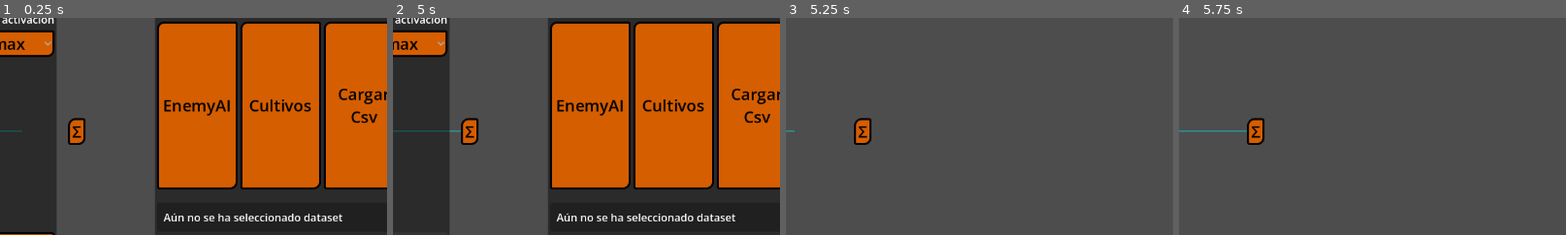
Above: before the commit, frames 1-4 (left to right).
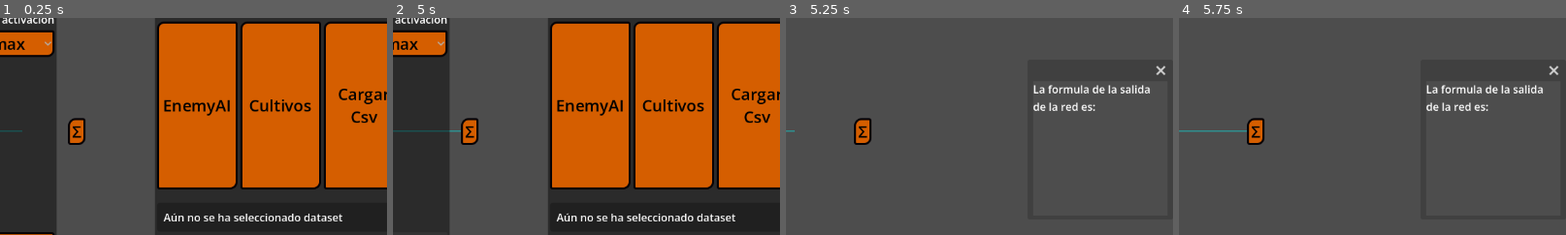
Above: after the commit, the same moments.

Repository: HectorAldao/visualizing_machine_learning
Game: Godot game, scene res://scenes/views/nn_view/nn_view.tscn
Two runs of this game, one before a commit and one after it. Both use one fixed random seed, a clock stepped at 60 frames per second and the inputs below. This scene is started directly instead of the project's main scene.
Inputs:
- Up to frame 1 (0.25 s): no input
- Up to frame 2 (5 s): click "Σ" at 0.5 s; click "Cargar Red" at 1.25 s; click "+" at 2 s; click "-" at 2.75 s; click "softmax" at 3.5 s; click "Previsualizar red" at 4.25 s
- Up to frame 3 (5.25 s): click "Entrenar Red" at 5 s
- Up to frame 4 (5.75 s): no input
The pictures show only the part of the screen within x 47-97%, y 24-74%; the shares and areas given below are measured in that part.

Frames 1-2 are identical in both runs. In frame 3, 1.0% of the frame differs, in the area x 63-98%, y 21-43%; in frame 4, 1.0%.

Commit message:
feat: latex formula

Diff:
--- /dev/null
+++ b/godot_project/scenes/interface/nn/window_nn/window_nn.gd
@@ -0,0 +1,21 @@
+class_name WindowNn extends Window
+
+
+@onready var text0: Label = $ScrollContainer/VBoxContainer/Label0
+
+
+const template_texts: Dictionary[String, Array] = {
+	"neuron_info": [
+		"Valores de entrada:
+		{weight_in}
+		Pesos d"
+		],
+	}
+
+func _ready() -> void:
+
+	SignalsObserver.info_neuron.connect(set_neuron_info)
+
+
+func set_neuron_info(neuron_id: int, layer_id: int) -> void:
+	pass
--- /dev/null
+++ b/godot_project/scenes/interface/nn/window_nn/window_nn.tscn
@@ -0,0 +1,31 @@
+[gd_scene format=3 uid="uid://c5d88cv8owt2d"]
+
+[ext_resource type="Script" uid="uid://b3kpa18i28go" path="res://scenes/interface/nn/window_nn/window_nn.gd" id="1_0ggu8"]
+[ext_resource type="PackedScene" uid="uid://c0p8glq0rsesw" path="res://scenes/latex_formula/latex_formula.tscn" id="2_f5hif"]
+
+[node name="WindowNn" type="Window" unique_id=789302501]
+oversampling_override = 1.0
+position = Vector2i(0, 36)
+size = Vector2i(200, 200)
+script = ExtResource("1_0ggu8")
+
+[node name="ScrollContainer" type="ScrollContainer" parent="." unique_id=710538628]
+anchors_preset = 15
+anchor_right = 1.0
+anchor_bottom = 1.0
+grow_horizontal = 2
+grow_vertical = 2
+
+[node name="VBoxContainer" type="VBoxContainer" parent="ScrollContainer" unique_id=1235443485]
+layout_mode = 2
+size_flags_horizontal = 3
+
+[node name="Label0" type="Label" parent="ScrollContainer/VBoxContainer" unique_id=775268905]
+layout_mode = 2
+text = "La formula de la salida de la red es:"
+autowrap_mode = 3
+
+[node name="Control" type="Control" parent="ScrollContainer/VBoxContainer" unique_id=340299460]
+layout_mode = 2
+
+[node name="LatexFormula" parent="ScrollContainer/VBoxContainer/Control" unique_id=42571569 instance=ExtResource("2_f5hif")]
--- /dev/null
+++ b/godot_project/scenes/interface/popup_info/popup_info.gd
@@ -0,0 +1,17 @@
+class_name PopupInfo extends Control
+
+@onready var popup: PopupPanel = $CanvasLayer/PopupPanel
+
+
+
+static func newone() -> PopupInfo:
+	var new_popupinfo: PopupInfo = preload(Constants.SCENES.popupinfo).instantiate()
+	return new_popupinfo
+
+
+func show_popup() -> void:
+	popup.show()
+
+
+func hide_popup() -> void:
+	popup.hide()
--- /dev/null
+++ b/godot_project/scenes/interface/popup_info/popup_info.tscn
@@ -0,0 +1,18 @@
+[gd_scene format=3 uid="uid://ccqd5qw3k7i4y"]
+
+[ext_resource type="Script" uid="uid://cg5otr61tmwvb" path="res://scenes/interface/popup_info/popup_info.gd" id="1_21q3e"]
+
+[node name="PopupInfo" type="Control" unique_id=527321818]
+layout_mode = 3
+anchors_preset = 15
+anchor_right = 1.0
+anchor_bottom = 1.0
+grow_horizontal = 2
+grow_vertical = 2
+script = ExtResource("1_21q3e")
+
+[node name="CanvasLayer" type="CanvasLayer" parent="." unique_id=846829749]
+
+[node name="PopupPanel" type="PopupPanel" parent="CanvasLayer" unique_id=1452812220]
+oversampling_override = 1.0
+visible = true
--- /dev/null
+++ b/godot_project/scenes/latex_formula/latex_formula.gd
@@ -0,0 +1,62 @@
+class_name LatexFormula extends Sprite2D
+
+@export var formula: String = ""
+var text_color: Color = Color.WHITE
+var resolution_scale: float = 10.0  # Cambiado a float para el cargador SVG
+
+@onready var _http: HTTPRequest = $HTTPRequest
+
+static func newone(latex_text: String, color: Color = Color.WHITE) -> LatexFormula:
+	# Asegúrate de que la ruta en Constants sea correcta
+	var new_latexformula: LatexFormula = preload(Constants.SCENES.latex_formula).instantiate()
+	new_latexformula.formula = latex_text
+	new_latexformula.text_color = color
+	return new_latexformula
+
+func _ready() -> void:
+	# Conexión segura
+	if not _http.request_completed.is_connected(_on_request_completed):
+		_http.request_completed.connect(_on_request_completed)
+
+	if not formula.is_empty():
+		request_formula(formula)
+
+func request_formula(latex_string: String) -> void:
+	formula = latex_string
+
+	# Si el nodo aún no está en el árbol, esperamos al _ready
+	if not is_inside_tree():
+		return
+
+	var encoded_formula = formula.uri_encode()
+	# La escala en la URL afecta al ViewBox del SVG, pero no a la rasterización en Godot
+	var url = "https://math.vercel.app/?from=%s" % [encoded_formula]
+
+	var error = _http.request(url)
+	if error != OK:
+		push_error("LatexFormula: Error al iniciar petición HTTP.")
+
+func _on_request_completed(_result: int, response_code: int, _headers: PackedStringArray, body: PackedByteArray) -> void:
+	if response_code != 200:
+		push_error("LatexFormula: API error %d" % response_code)
+		return
+
+	var svg_text = body.get_string_from_utf8()
+
+	# Procesamiento de color
+	var hex_color = "#" + text_color.to_html(false)
+	svg_text = svg_text.replace("currentColor", hex_color)
+	# Algunas APIs usan fill="#000", otras fill="black"
+	svg_text = svg_text.replace("fill=\"black\"", "fill=\"" + hex_color + "\"")
+	svg_text = svg_text.replace("fill=\"#000\"", "fill=\"" + hex_color + "\"")
+
+	var image = Image.new()
+	# CRÍTICO: Aplicar resolution_scale aquí para evitar que se vea pixelado
+	var err = image.load_svg_from_string(svg_text, resolution_scale)
+
+	if err == OK:
+		texture = ImageTexture.create_from_image(image)
+		centered = false
+		offset.y = -texture.get_height() / 2.0
+	else:
+		push_error("LatexFormula: Error al parsear SVG. Verifica si el SVG es válido.")
--- /dev/null
+++ b/godot_project/scenes/latex_formula/latex_formula.tscn
@@ -0,0 +1,9 @@
+[gd_scene format=3 uid="uid://c0p8glq0rsesw"]
+
+[ext_resource type="Script" uid="uid://cb68bfbl08gva" path="res://scenes/latex_formula/latex_formula.gd" id="1_rqu7v"]
+
+[node name="LatexFormula" type="Sprite2D" unique_id=42571569]
+script = ExtResource("1_rqu7v")
+formula = "x + y"
+
+[node name="HTTPRequest" type="HTTPRequest" parent="." unique_id=252654150]
--- a/godot_project/scenes/objects/nn/neuron/neuron.gd
+++ b/godot_project/scenes/objects/nn/neuron/neuron.gd
@@ -2,9 +2,20 @@
 
 var _id: int = -2
 var _layer_id: int = -2
+
+
+func _ready() -> void:
+	pressed.connect(_on_pressed)
+	#mouse_exited.connect(_on_mouse_exited)
+
 
 static func newone(new_id: int, new_layer_id) -> Neuron:
 	var new_neuron: Neuron = preload(Constants.SCENES.neuron).instantiate()
 	new_neuron._id = new_id
 	new_neuron._layer_id = new_layer_id
 	return new_neuron
+
+
+func _on_pressed() -> void:
+	SignalsObserver.info_neuron.emit(_id, _layer_id)
+	pass
--- a/godot_project/scenes/views/nn_view/nn_view.gd
+++ b/godot_project/scenes/views/nn_view/nn_view.gd
@@ -3,6 +3,8 @@
 
 @onready var panel_algorithm_nn: PanelContainer = $PanelAlgorithmNn
 @onready var create_nn_menu: PanelContainer = $CreateNnMenu
+@onready var dataset_selecion_menu: PanelContainer = $PanelDatasetSelection
+@onready var window_nn: WindowNn = $WindowNn
 
 var state: String = "create_nn"  # Other values: train_nn, evaluate_nn
 
@@ -31,7 +33,10 @@
 	# Dataset selection info
 	SignalsObserver.dataset_selected_nn.connect(_on_dataset_selected)
 
+	create_nn_menu.visible = true
+	dataset_selecion_menu.visible = true
 	panel_algorithm_nn.visible = false
+	window_nn.visible = false
 
 	_center_nn()
 
@@ -121,6 +126,7 @@
 	state = "train_nn"
 	create_nn_menu.visible = false
 	panel_algorithm_nn.visible = true
+	window_nn.visible = true
 	_configure_algorithm_training()
 
 
--- a/godot_project/scenes/views/nn_view/nn_view.tscn
+++ b/godot_project/scenes/views/nn_view/nn_view.tscn
@@ -5,6 +5,7 @@
 [ext_resource type="PackedScene" uid="uid://dy4hc0eciyisw" path="res://scenes/objects/nn/nn/neural_network.tscn" id="3_1dbvi"]
 [ext_resource type="PackedScene" uid="uid://t7yhp2dspky0" path="res://scenes/interface/nn/panel_algorithm_nn/panel_algorithm_nn.tscn" id="4_x56ox"]
 [ext_resource type="PackedScene" uid="uid://b53esskdnv1b2" path="res://scenes/interface/nn/panel_dataset_selection/panel_dataset_selection.tscn" id="5_u7vn5"]
+[ext_resource type="PackedScene" uid="uid://c5d88cv8owt2d" path="res://scenes/interface/nn/window_nn/window_nn.tscn" id="6_d8qv5"]
 
 [node name="NnView" type="Control" unique_id=318267333]
 layout_mode = 3
@@ -59,3 +60,7 @@
 offset_bottom = 212.5
 grow_horizontal = 0
 grow_vertical = 2
+
+[node name="WindowNn" parent="." unique_id=789302501 instance=ExtResource("6_d8qv5")]
+position = Vector2i(905, 253)
+visible = false
--- a/godot_project/scripts/constants.gd
+++ b/godot_project/scripts/constants.gd
@@ -18,6 +18,10 @@
 	"layer": "uid://bs14tnn0hedwc",
 	"neuron": "uid://re6neyyt2frx",
 	"neuronsinlayer": "uid://e7nvan78e0pf",
+
+	"popupinfo": "uid://ccqd5qw3k7i4y",
+
+	"latex_formula": "uid://c0p8glq0rsesw",
 	}
 
 const THEMES: Dictionary[String, String] = {
--- a/godot_project/scripts/signals_observer.gd
+++ b/godot_project/scripts/signals_observer.gd
@@ -33,6 +33,9 @@
 signal add_neuron(layer_id: int)
 signal remove_neuron(layer_id: int)
 
+# neuron
+signal info_neuron(neuron_id: int, layer_id: int)
+
 # dense
 signal update_conections(layer_id: int, num_of_neurons: int)
 signal update_all_conections
@@ -53,4 +56,6 @@
 signal train_nn_complete
 signal test_nn_start
 
+# window_nn
+
 @warning_ignore_restore("unused_signal")
Not shown, added: godot_project/scenes/interface/nn/window_nn/window_nn.gd.uid
Not shown, added: godot_project/scenes/interface/popup_info/popup_info.gd.uid
Not shown, added: godot_project/scenes/latex_formula/latex_formula.gd.uid
Not shown, changed: godot_project/session_nn.vim
